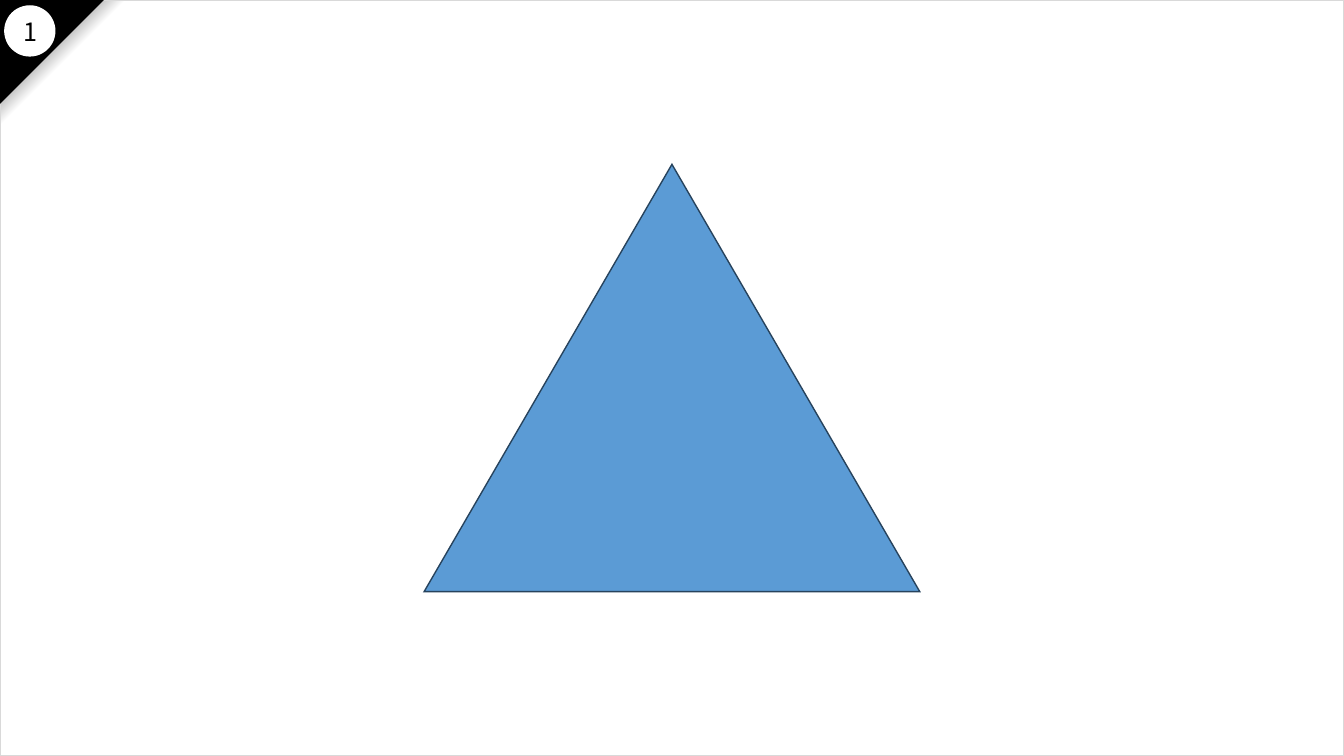
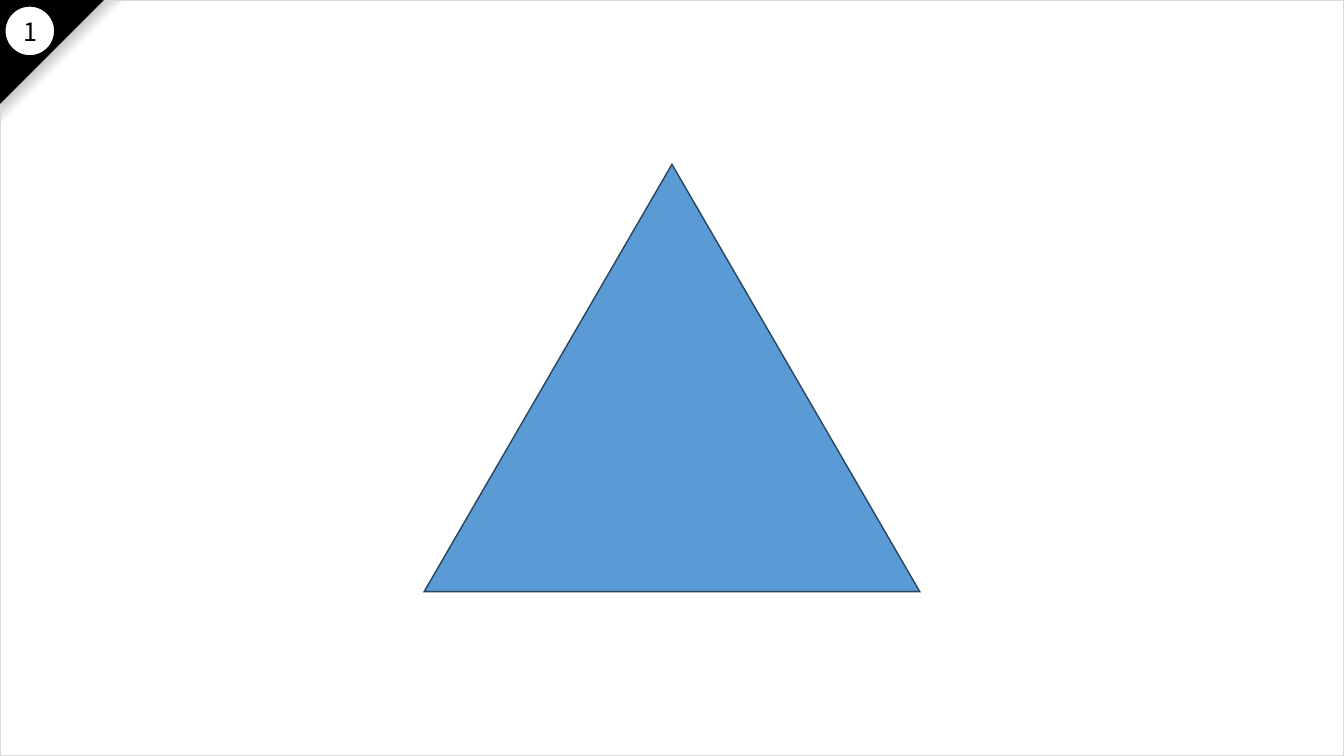
Before and after one commit to nakayama-kazuki/2021, a slide deck: slide 64 of pptx/power-punch-v2.pptx. Drawn at 1344x756 pixels with LibreOffice and Linux fonts; fonts in the diff are those of the drawing. Boxes give left, top, right and bottom in pixels: in the first picture for what was removed or moved away, otherwise in the second. Text is boxed around its words. In the diff, an @@ line names an element or a change of style, - is before the commit and + after.

```diff
--- a/pptx/power-punch-v2.pptx
+++ b/pptx/power-punch-v2.pptx
@@ ellipse at [5,6,55,56]: outline #FFFFFF 1 pt to #000000 1 pt @@
```
Also in this commit, not shown: 126 other slides changed.
